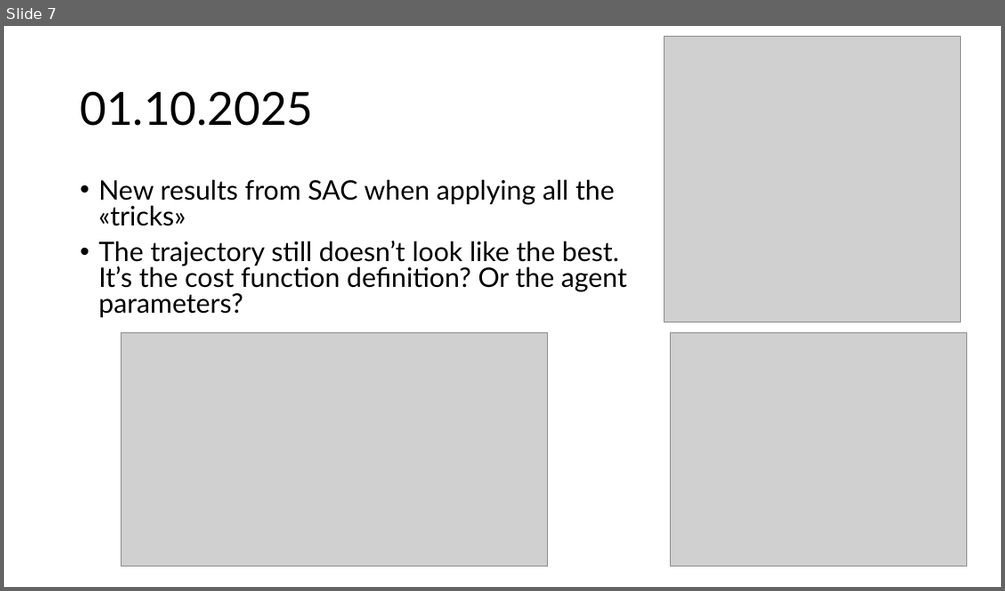
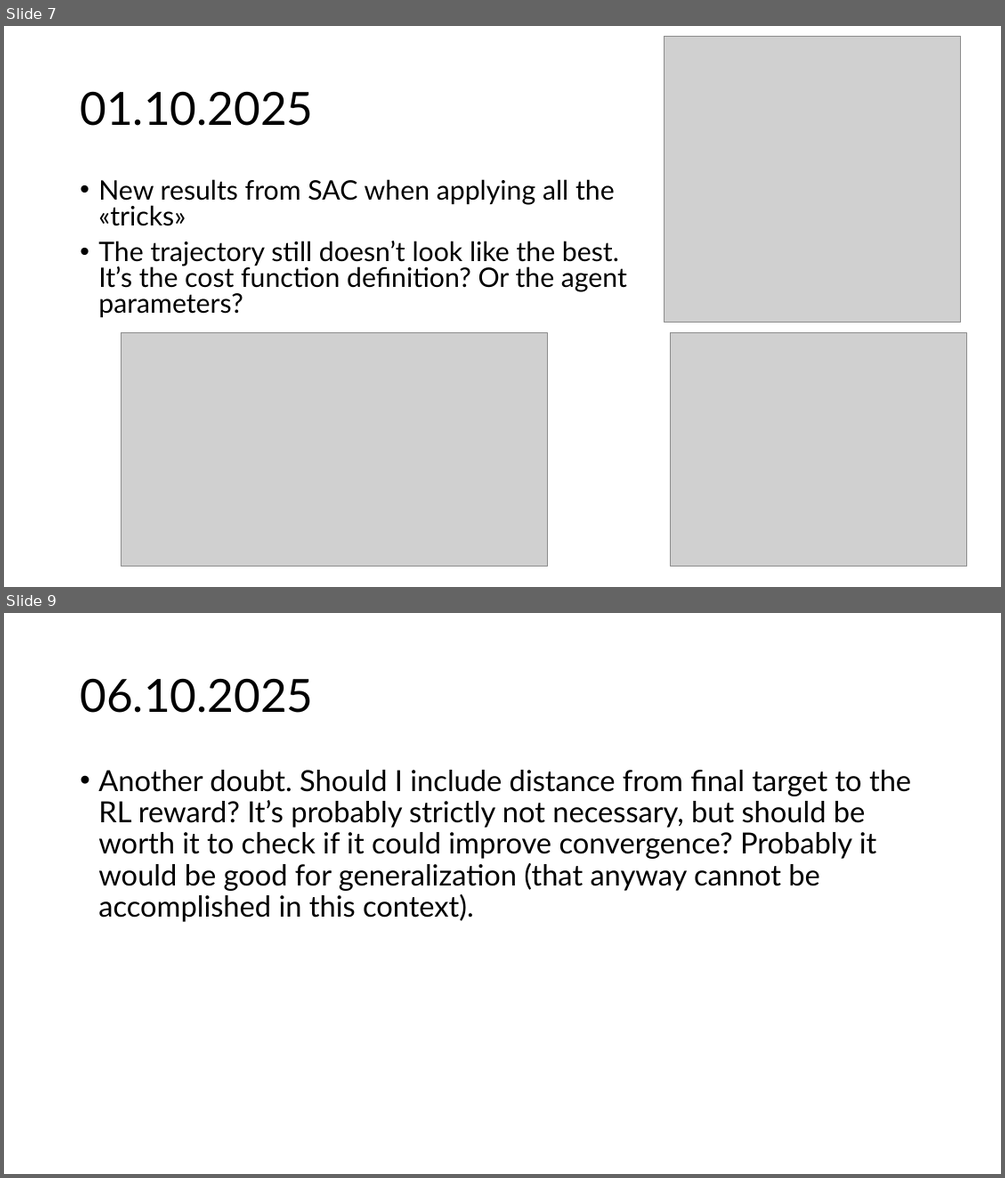
Before and after one commit to andrea-vaiuso/Advanced-Drone-Trajectory-Optimization, a slide deck: Journal/Journal.pptx. Shown one above the other, each under a label of ours: slide 7 before the commit, slides 7 and 9 after it; the slides between them are not shown. The pictures are 1005x591 and 1005x1178 pixels, drawn with LibreOffice and Linux fonts; fonts in the diff are those of the drawing; grey boxes stand for pictures. Boxes give left, top, right and bottom in pixels: in the first picture for what was removed or moved away, otherwise in the second. Text is boxed around its words. In the diff, an @@ line names an element or a change of style, - is before the commit and + after.

```diff
--- a/Journal/Journal.pptx
+++ b/Journal/Journal.pptx
@@ slide 9 added at box(4, 613, 1001, 1174), background #FFFFFF @@
@@ title added at box(80, 678, 313, 713), 44 pt, text #000000 @@
+06.10.2025
@@ text added at box(98, 770, 911, 922), 28 pt, text #000000 @@
+• Another doubt. Should I include distance from final target to the RL reward? It’s probably strictly not necessary, but should be worth it to check if it could improve convergence? Probably it would be good for generalization (that anyway cannot be accomplished in this context).
```
Also in this commit, not shown: 1 other slide added, 9 other files.
